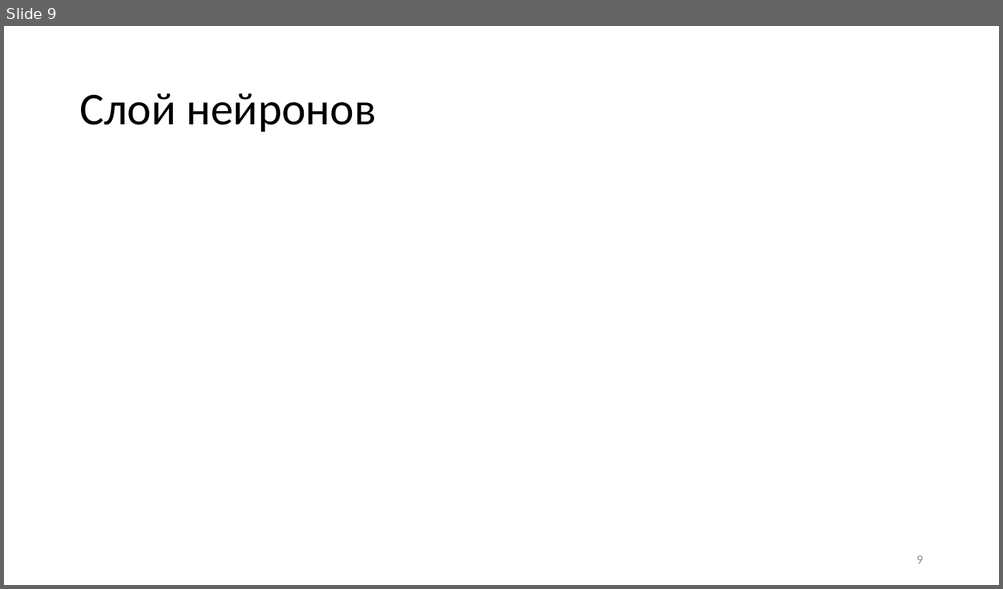
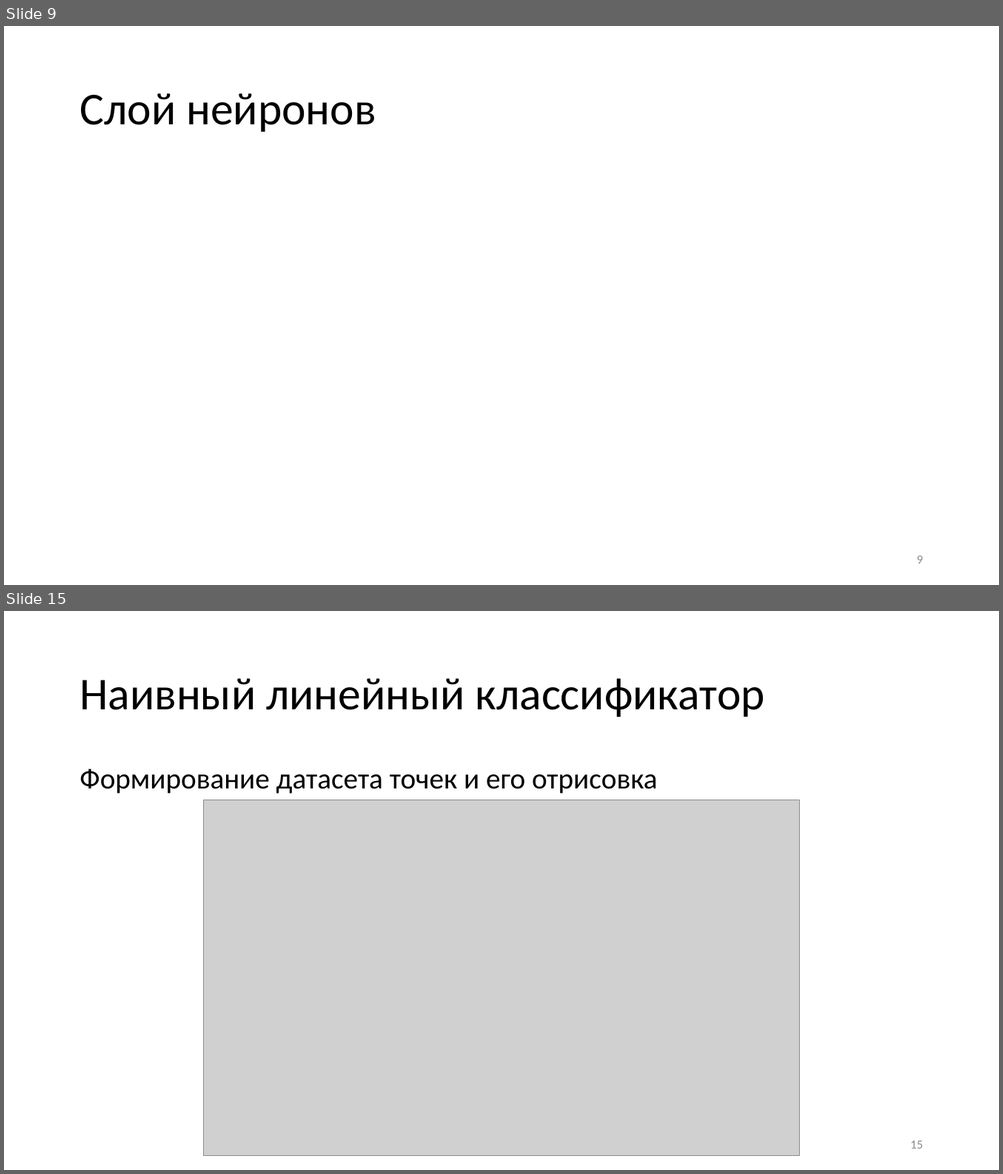
Before and after one commit to VictorAboba/Masters_lec, a slide deck: Lecture_1/neiron_layer_mlp.pptx. Shown one above the other, each under a label of ours: slide 9 before the commit, slides 9 and 15 after it; the slides between them are not shown. The pictures are 1003x589 and 1003x1174 pixels, drawn with LibreOffice and Linux fonts; fonts in the diff are those of the drawing; grey boxes stand for pictures. Boxes give left, top, right and bottom in pixels: in the first picture for what was removed or moved away, otherwise in the second. Text is boxed around its words. In the diff, an @@ line names an element or a change of style, - is before the commit and + after.

```diff
--- a/Lecture_1/neiron_layer_mlp.pptx
+++ b/Lecture_1/neiron_layer_mlp.pptx
@@ slide 15 added at [4,611,999,1170], background #FFFFFF @@
@@ title added at [79,678,765,717], 44 pt, text #000000 @@
+Наивный линейный классификатор
@@ text added at [79,769,657,794], 28 pt, text #000000 @@
+Формирование датасета точек и его отрисовка
@@ picture added at [204,800,800,1157] @@
@@ page number added at [910,1141,922,1149], 12 pt, text #8C8C8C @@
+15
```
Also in this commit, not shown: 2 slides changed, 5 other slides added.
